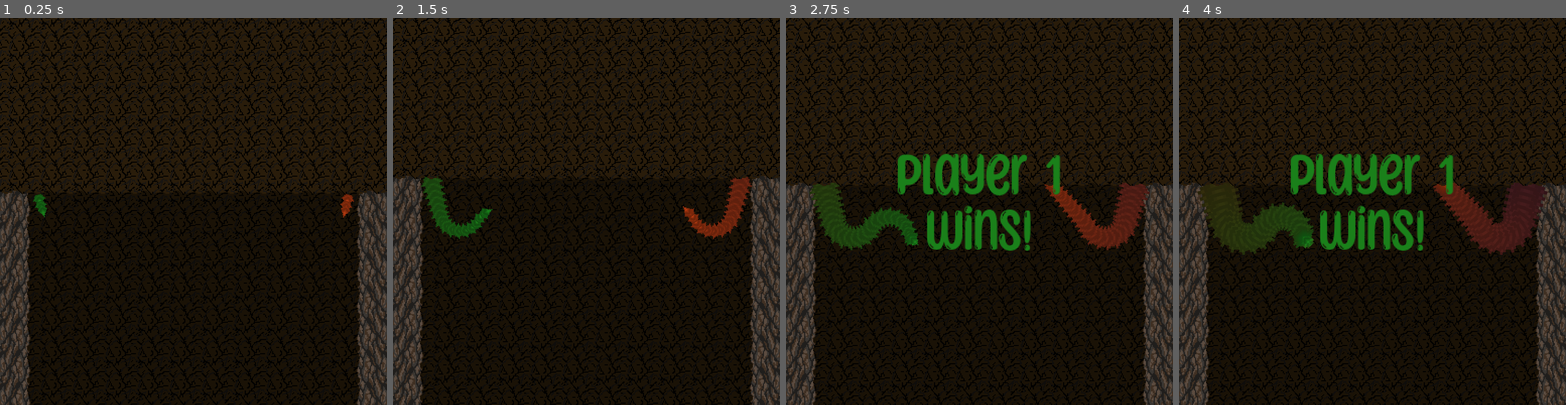
Above: before the commit, frames 1-4 (left to right).
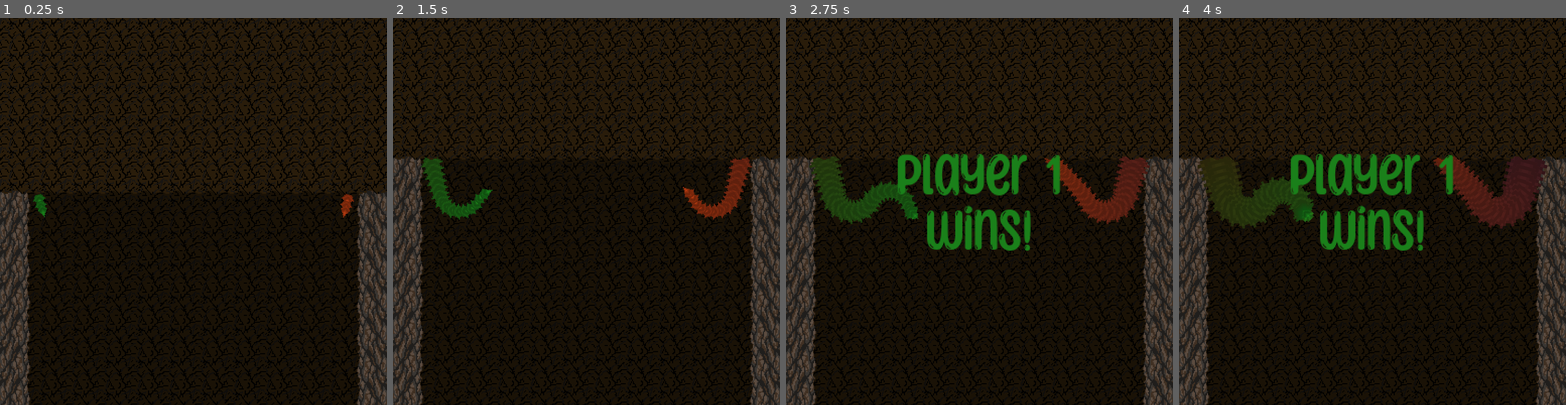
Above: after the commit, the same moments.

Repository: mark-chimes/rootsnake
Game: Godot game, scene res://main.tscn
The game is run twice, just before and just after one commit, with the same random seed, the same clock (stepped at 60 frames per second) and the same inputs.
Inputs:
- Up to frame 1 (0.25 s): no input
- Up to frame 2 (1.5 s): hold Right (p1_right) 0.53-1.28 s; hold Up (p2_left) 0.53-1.28 s; hold Left (p1_left) from 1.28 s (still down); tap Down (p2_right) at 1.35 s
- Up to frame 3 (2.75 s): release Left (p1_left) at 2.03 s; hold Right (p1_right) from 2.03 s (still down); hold Up (p2_left) from 2.03 s (still down)
- Up to frame 4 (4 s): release Up (p2_left) at 2.78 s; tap Down (p2_right) at 2.85 s; release Right (p1_right) at 3.53 s; hold Left (p1_left) from 3.53 s (still down); hold Up (p2_left) from 3.53 s (still down)

The runs differ from the first frame. In frame 1, 2.3% of the frame differs, in the area x 0-8%, y 44-100%; in frame 2, 29%; in frame 3, 30%, in the area x 0-100%, y 0-100%; in frame 4, 30%.

Commit message:
No snake body collisions and snakes go down

Diff:
--- a/CameraControl.gd
+++ b/CameraControl.gd
@@ -4,4 +4,4 @@
 func _process(delta):
 	var snake_1_pos = get_parent().get_node("snakehead1").position
 	var snake_2_pos = get_parent().get_node("snakehead2").position
-	position.y = snake_1_pos.linear_interpolate(snake_2_pos, 0.5).y
+	position.y = max(position.y, snake_1_pos.linear_interpolate(snake_2_pos, 0.5).y)
--- a/main.tscn
+++ b/main.tscn
@@ -13,7 +13,10 @@
 extents = Vector2( 193, 10 )
 
 [sub_resource type="RectangleShape2D" id=1]
-extents = Vector2( 13.5, 98 )
+extents = Vector2( 12, 191.5 )
+
+[sub_resource type="RectangleShape2D" id=4]
+extents = Vector2( 13, 192 )
 
 [sub_resource type="DynamicFont" id=2]
 size = 64
@@ -26,7 +29,7 @@
 [node name="wall" type="Node2D" parent="."]
 
 [node name="left" type="Sprite" parent="wall"]
-position = Vector2( -176, 0 )
+position = Vector2( -176, -4 )
 texture = ExtResource( 8 )
 region_enabled = true
 region_rect = Rect2( 0, 0, 32, 2048 )
@@ -71,12 +74,12 @@
 [node name="Area2D" type="Area2D" parent="CameraControl"]
 
 [node name="CollisionShape2D" type="CollisionShape2D" parent="CameraControl/Area2D"]
-position = Vector2( -178, 0 )
+position = Vector2( -180, 0 )
 shape = SubResource( 1 )
 
 [node name="CollisionShape2D2" type="CollisionShape2D" parent="CameraControl/Area2D"]
-position = Vector2( 178, 0 )
-shape = SubResource( 1 )
+position = Vector2( 179, 0 )
+shape = SubResource( 4 )
 
 [node name="Winscreen" type="Node2D" parent="CameraControl"]
 pause_mode = 2
@@ -101,13 +104,13 @@
 region_enabled = true
 region_rect = Rect2( 0, 0, 384, 1920 )
 
-[node name="background2" type="Sprite" parent="."]
+[node name="topground" type="Sprite" parent="."]
 position = Vector2( 0, -112 )
 texture = ExtResource( 3 )
 region_enabled = true
 region_rect = Rect2( 0, 0, 384, 192 )
 
-[node name="background3" type="Sprite" parent="."]
+[node name="ground" type="Sprite" parent="."]
 texture = ExtResource( 4 )
 region_enabled = true
 region_rect = Rect2( 0, 0, 384, 32 )
--- a/snakehead.tscn
+++ b/snakehead.tscn
@@ -10,8 +10,9 @@
 texture = ExtResource( 2 )
 
 [node name="Area2D" type="Area2D" parent="."]
+collision_mask = 0
 
 [node name="CollisionPolygon2D" type="CollisionPolygon2D" parent="Area2D"]
-polygon = PoolVector2Array( -4, -4, -4, 3, 6, 0, 6, -1 )
+polygon = PoolVector2Array( 0, -4, 0, 3, 6, 0, 6, -1 )
 
 [connection signal="area_entered" from="Area2D" to="." method="_on_Area2D_area_entered"]
--- a/trailpiece.tscn
+++ b/trailpiece.tscn
@@ -10,6 +10,8 @@
 texture = ExtResource( 1 )
 
 [node name="Area2D" type="Area2D" parent="."]
+collision_layer = 0
+collision_mask = 0
 
 [node name="CollisionPolygon2D" type="CollisionPolygon2D" parent="Area2D"]
 polygon = PoolVector2Array( -5, 4, 3, 2, 3, -2, -5, -4 )
Not shown: 1 places in main.tscn that only renumber resources
